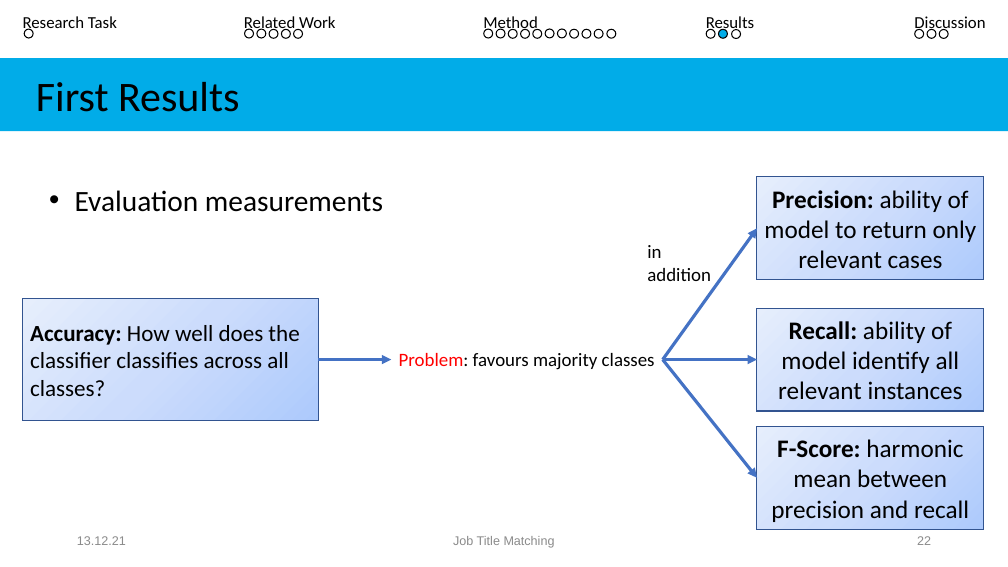
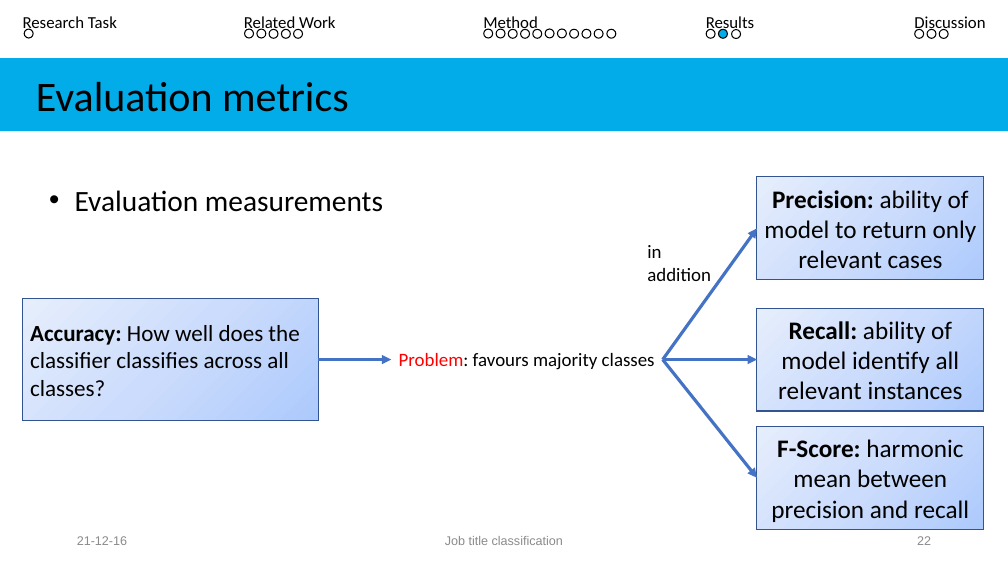
Before and after one commit to Rahkakavee/job-title-matching, a slide deck: slide 22 of presentation/Kolloquium.pptx. Drawn at 1008x567 pixels with LibreOffice and Linux fonts; fonts in the diff are those of the drawing. Boxes give left, top, right and bottom in pixels: in the first picture for what was removed or moved away, otherwise in the second. Text is boxed around its words. In the diff, an @@ line names an element or a change of style, - is before the commit and + after.

```diff
--- a/presentation/Kolloquium.pptx
+++ b/presentation/Kolloquium.pptx
@@ text in rectangle at <box>36,82,349,112</box>: text changed @@
-First Results
+Evaluation metrics
@@ text at <box>77,536,127,545</box>: text changed @@
-13.12.21
+21-12-16
@@ text at <box>445,536,563,545</box>: text changed @@
-Job Title Matching
+Job title classification
```
Also in this commit, not shown: 32 other slides changed, 4 slides added, 4 other files.
